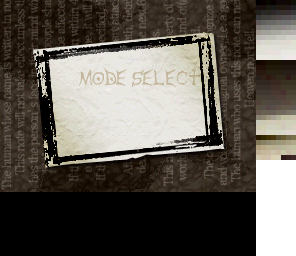
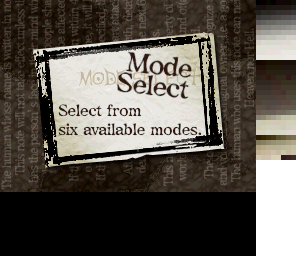
Layer changes from the first (296, 256) image to the second:
added layer "Mode ..." above "Select from ..." over [116, 51, 192, 100]
added layer "Select from ..." above "Layer" over [58, 104, 202, 136]
